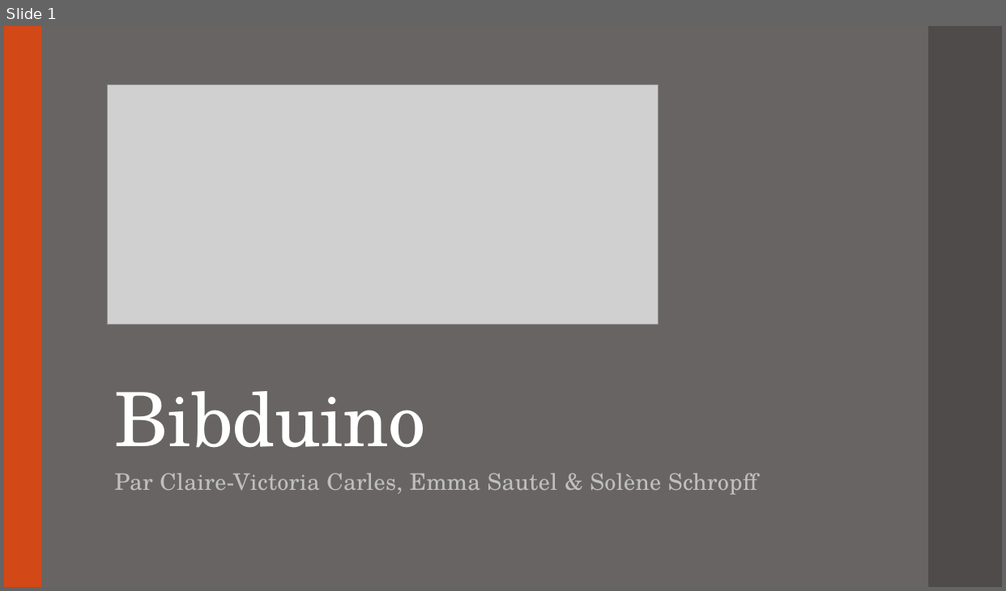
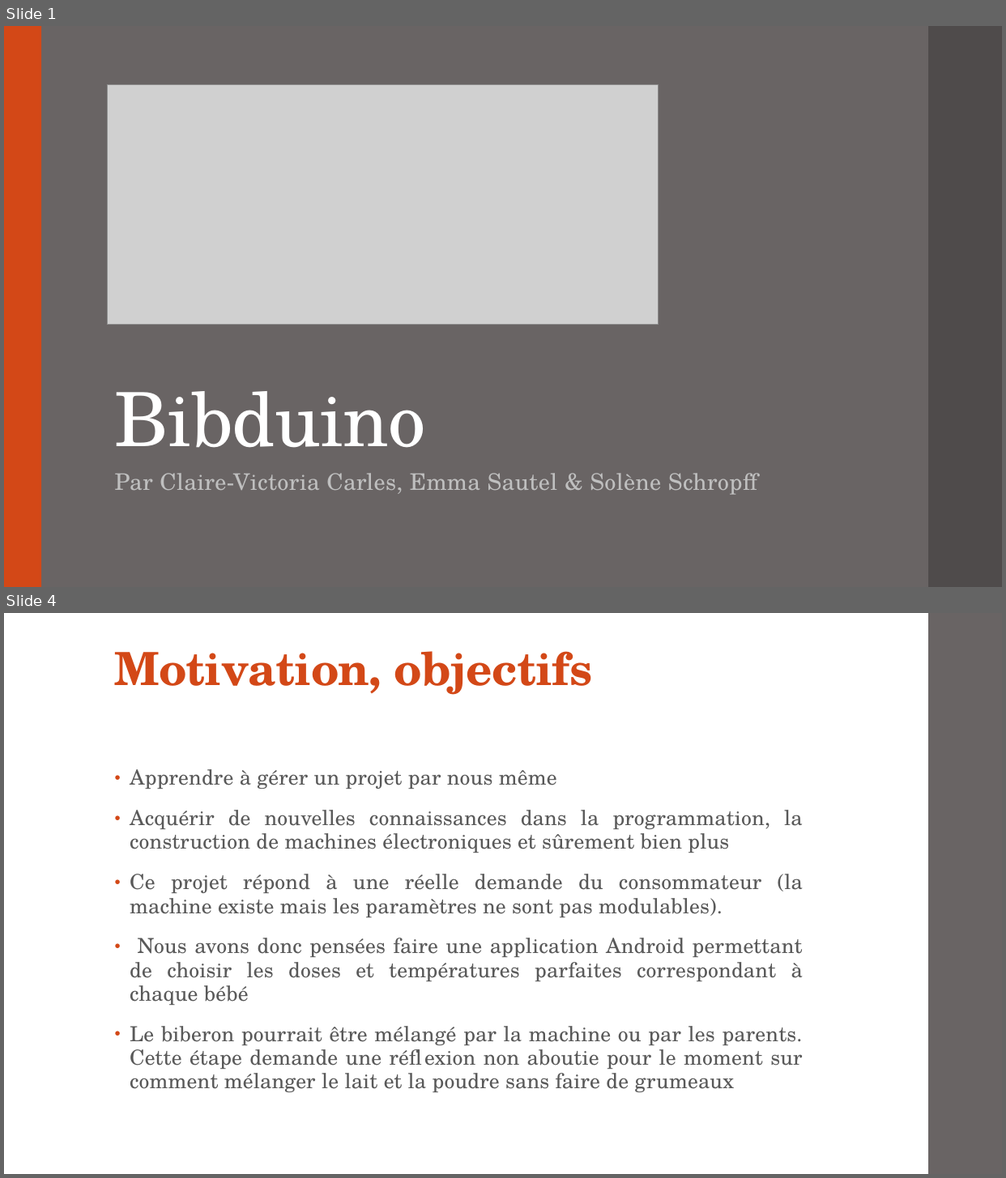
Before and after one commit to cvcarles/Bibduino, a slide deck: doc/Projet Bibduino.pptx. Shown one above the other, each under a label of ours: slide 1 before the commit, slides 1 and 4 after it; the slides between them are not shown. The pictures are 1006x591 and 1006x1178 pixels, drawn with LibreOffice and Linux fonts; fonts in the diff are those of the drawing; grey boxes stand for pictures. Boxes give left, top, right and bottom in pixels: in the first picture for what was removed or moved away, otherwise in the second. Text is boxed around its words. In the diff, an @@ line names an element or a change of style, - is before the commit and + after.

```diff
--- a/doc/Projet Bibduino.pptx
+++ b/doc/Projet Bibduino.pptx
@@ slide 4 added at box(4, 613, 1002, 1174), background #FFFFFF @@
@@ rectangle added at box(928, 613, 1002, 1174), fill #696464 @@
@@ title added at box(115, 651, 593, 695), 44 pt, text #D34817, bold @@
+Motivation, objectifs
@@ text added at box(130, 769, 803, 1093), 20 pt, text #595959 @@
+• Apprendre à gérer un projet par nous même
+• Acquérir de nouvelles connaissances dans la programmation, la construction de machines électroniques et sûrement bien plus
+• Ce projet répond à une réelle demande du consommateur (la machine existe mais les paramètres ne sont pas modulables).
+• Nous avons donc pensées faire une application Android permettant de choisir les doses et températures parfaites correspondant à chaque bébé
+• Le biberon pourrait être mélangé par la machine ou par les parents. Cette étape demande une réflexion non aboutie pour le moment sur comment mélanger le lait et la poudre sans faire de grumeaux
```
Also in this commit, not shown: 6 slides changed, 2 other slides added, 3 slides removed.
